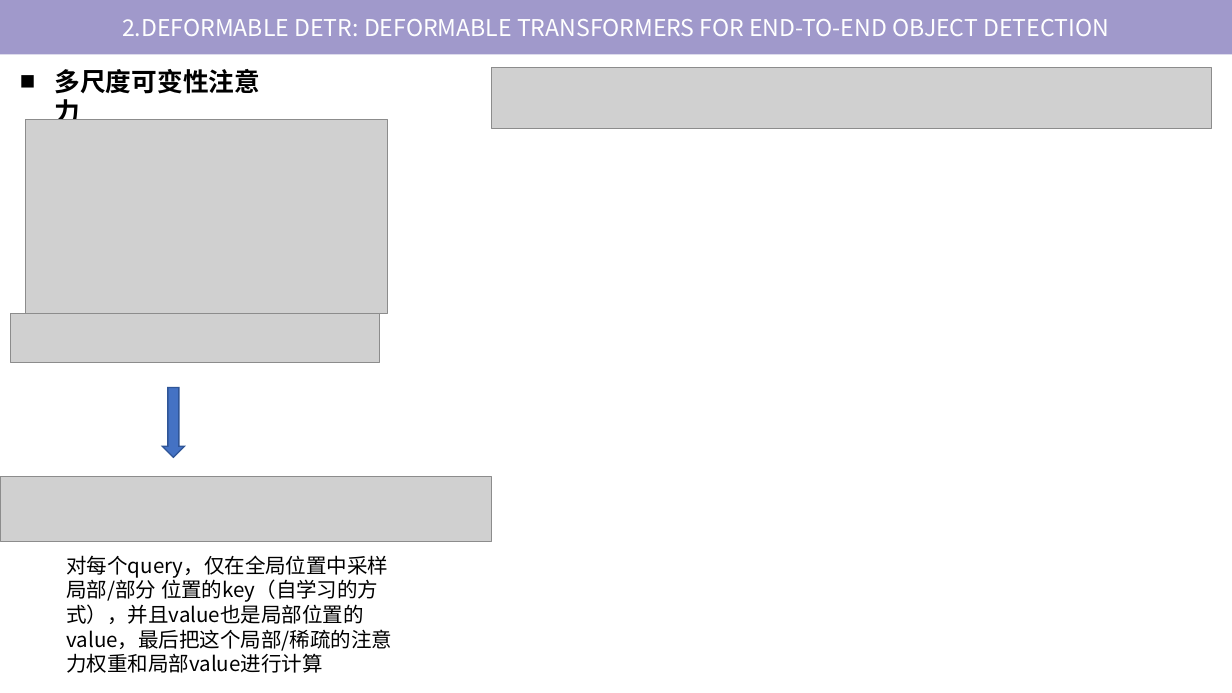
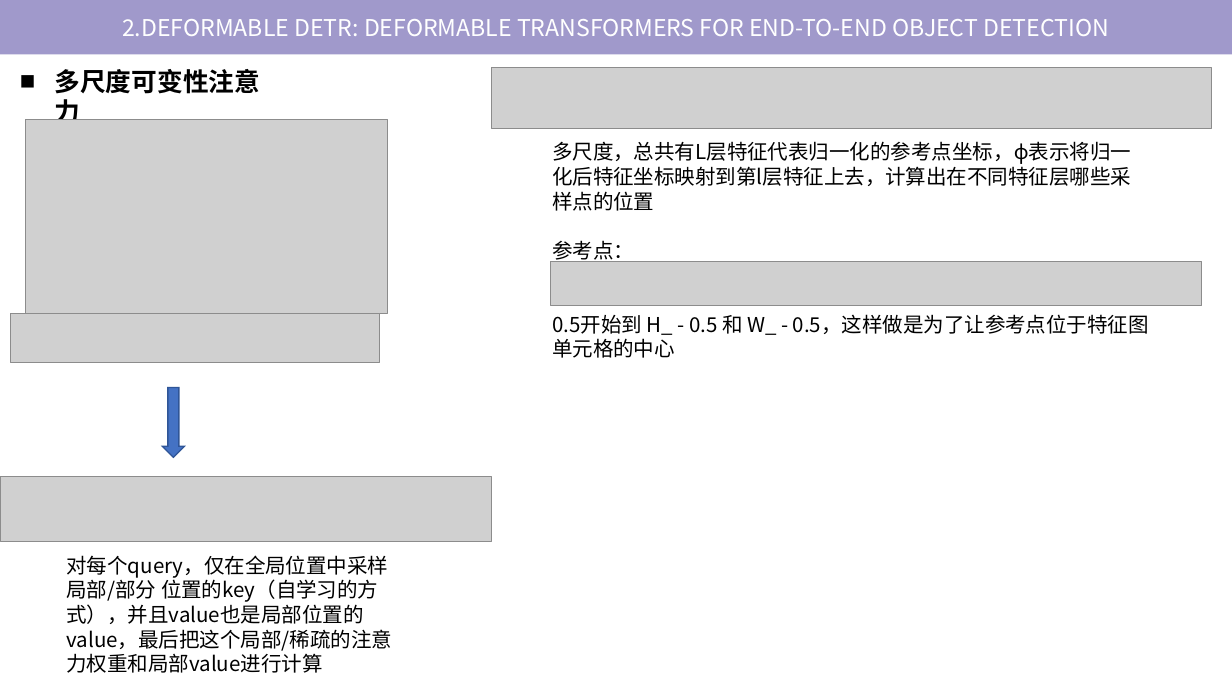
Before and after one commit to tj-messi/cv-computer-visual-tj, a slide deck: slide 14 of 0.组会记录/2024-10-17/report-2024-10-10.pptx. Drawn at 1232x693 pixels with LibreOffice and Linux fonts; fonts in the diff are those of the drawing; grey boxes stand for pictures. Boxes give left, top, right and bottom in pixels: in the first picture for what was removed or moved away, otherwise in the second. Text is boxed around its words. In the diff, an @@ line names an element or a change of style, - is before the commit and + after.

```diff
--- a/0.组会记录/2024-10-17/report-2024-10-10.pptx
+++ b/0.组会记录/2024-10-17/report-2024-10-10.pptx
@@ text added at [552, 141, 1149, 358], 16 pt, text #000000 @@
+多尺度，总共有L层特征代表归一化的参考点坐标，ϕ表示将归一化后特征坐标映射到第l层特征上去，计算出在不同特征层哪些采样点的位置
+参考点：
+0.5开始到 H_ - 0.5 和 W_ - 0.5，这样做是为了让参考点位于特征图单元格的中心
@@ picture added at [551, 262, 1202, 306] @@
```
Also in this commit, not shown: 1 slide added.
